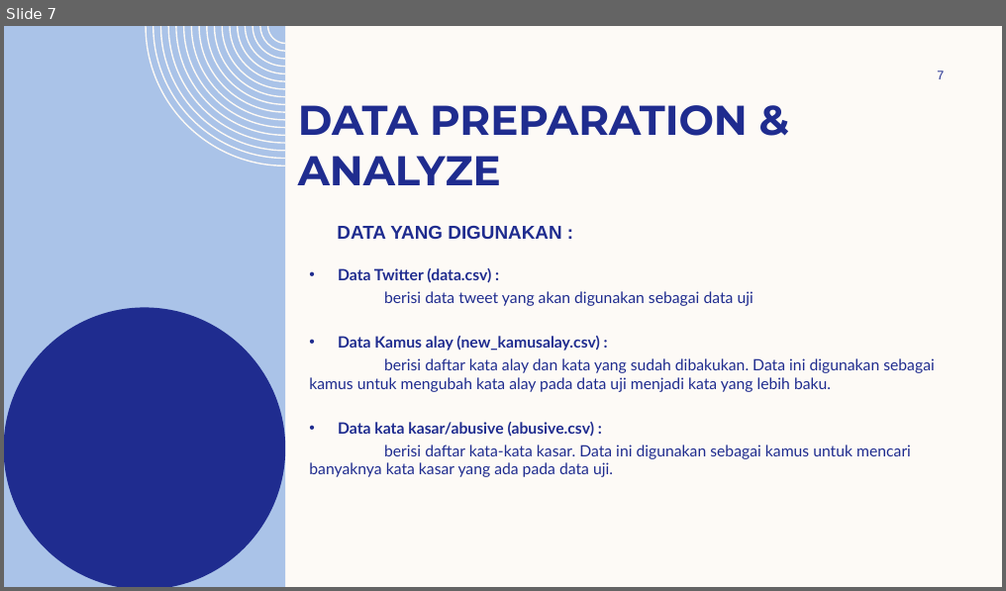
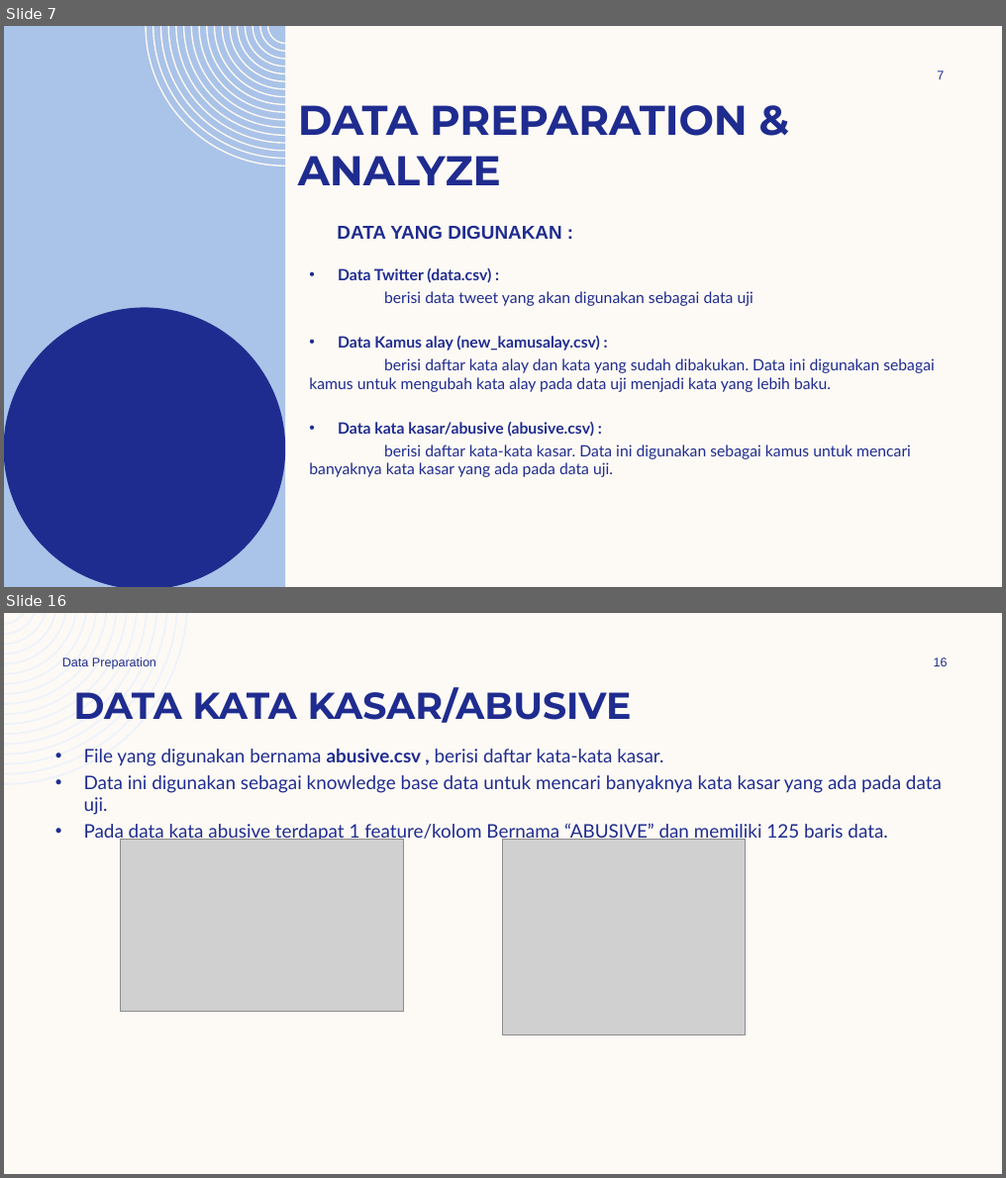
Before and after one commit to emaapriliana/gold-challenge, a slide deck: challenge binar.pptx. Shown one above the other, each under a label of ours: slide 7 before the commit, slides 7 and 16 after it; the slides between them are not shown. The pictures are 1006x591 and 1006x1178 pixels, drawn with LibreOffice and Linux fonts; fonts in the diff are those of the drawing; grey boxes stand for pictures; background and template pictures are left out. Boxes give left, top, right and bottom in pixels: in the first picture for what was removed or moved away, otherwise in the second. Text is boxed around its words. In the diff, an @@ line names an element or a change of style, - is before the commit and + after.

```diff
--- a/challenge binar.pptx
+++ b/challenge binar.pptx
@@ slide 16 added at [4, 613, 1002, 1174], background #FDFAF6 @@
@@ freeform shape added at [4, 613, 187, 785], fill #EEF3FA @@
@@ text added at [62, 658, 156, 669], 12 pt, text #1F2C8F @@
+Data Preparation
@@ page number added at [934, 658, 947, 666], 12 pt, text #1F2C8F @@
+16
@@ title added at [73, 687, 632, 723], 36 pt, text #1F2C8F, bold @@
+DATA KATA KASAR/ABUSIVE
@@ text added at [84, 749, 942, 843], 18 pt, text #1F2C8F @@
+• File yang digunakan bernama abusive.csv , berisi daftar kata-kata kasar.
+• Data ini digunakan sebagai knowledge base data untuk mencari banyaknya kata kasar yang ada pada data uji.
+• Pada data kata abusive terdapat 1 feature/kolom Bernama “ABUSIVE” dan memiliki 125 baris data.
@@ picture added at [121, 839, 404, 1011] @@
@@ picture added at [503, 839, 746, 1036] @@
```
Also in this commit, not shown: 8 slides changed, 21 other slides added, 2 slides removed, 1 other file.
